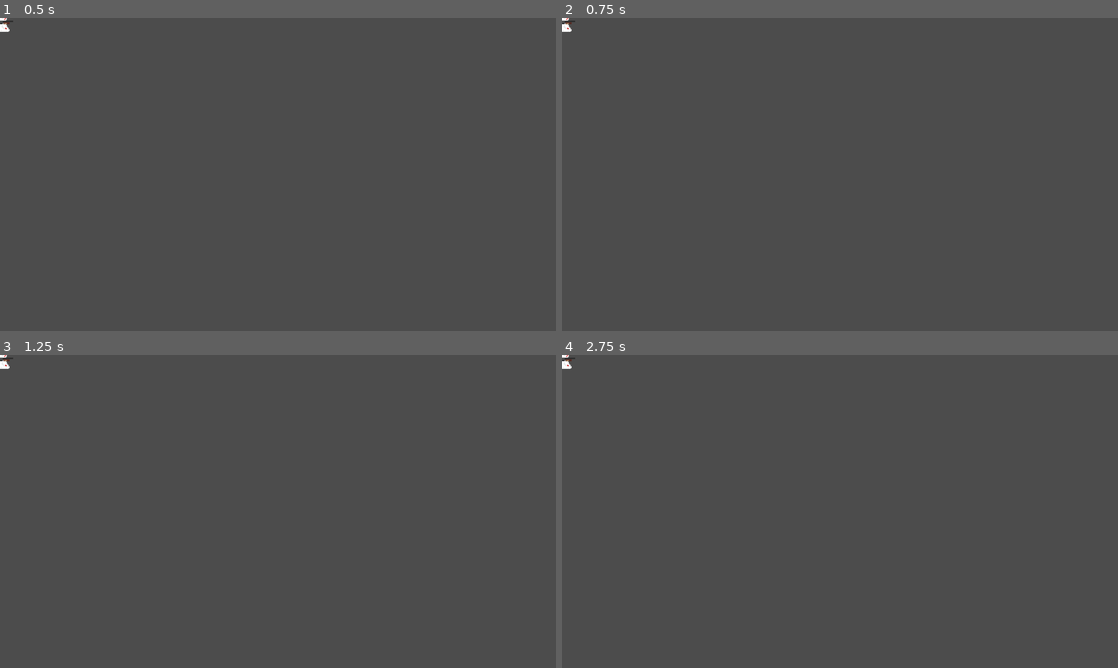
Above: before the commit, frames 1-4 (two rows, left to right).
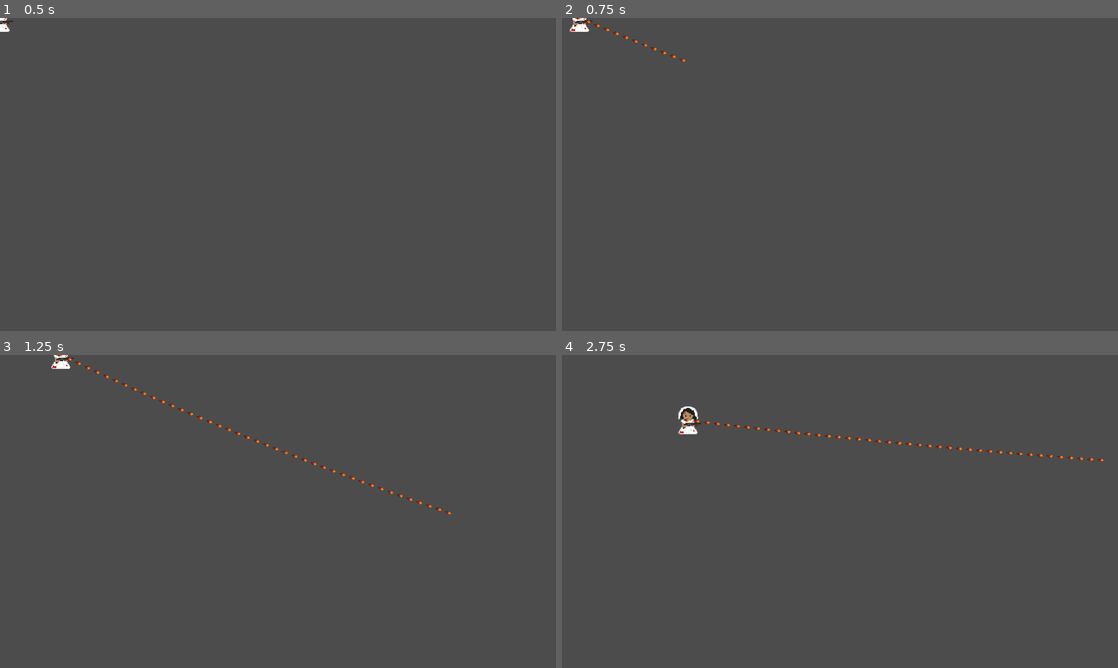
Above: after the commit, the same moments.

Repository: jsam07/shotgun-wedding
Game: Godot game, scene res://src/Levels/TheCathedral.tscn
The game is run twice, just before and just after one commit, with the same random seed, the same clock (stepped at 60 frames per second) and the same inputs.
Inputs (mouse positions are in pixels of both pictures, inside the frame that each line leads up to):
- Up to frame 1 (0.5 s): no input
- Up to frame 2 (0.75 s): tap Enter at 0.5 s; move the mouse to (962, 158) at 0.52 s; press the mouse at (962, 158) at 0.53 s; hold D (right) from 0.53 s (still down)
- Up to frame 3 (1.25 s): keep holding D (right)
- Up to frame 4 (2.75 s): move the mouse to (728, 527) at 1.27 s; release D (right) at 1.28 s; release the mouse at (728, 527) at 1.28 s; hold S (down) 1.28-2.03 s; click (728, 527) at 1.35 s; move the mouse to (895, 442) at 2.02 s; press the mouse at (895, 442) at 2.03 s; hold D (right) from 2.03 s (still down)

Frame 1 is identical in both runs. In frame 2, 0.3% of the frame differs, in the area x 0-23%, y 0-14%; in frame 3, 0.5%; in frame 4, 0.6%, in the area x 0-98%, y 0-34%.
Error before the commit: Parse Error: Too many arguments for "fireWeapon()" call. Expected at most 0. (res://src/Characters/Player/BrideController.gd:12)

Commit message:
i

Diff:
--- a/game/src/Characters/Player/BrideController.gd
+++ b/game/src/Characters/Player/BrideController.gd
@@ -7,9 +7,9 @@
 var bullet = preload('res://src/Objects/Projectiles/Bullet.tscn')
 var bullet_speed = 1500
 
-func _process(delta):
+func _process(_delta):
 	directionalMovement()
-	fireWeapon(delta)
+	fireWeapon()
 
 
 # incredibly basic movement controller to give us a start
